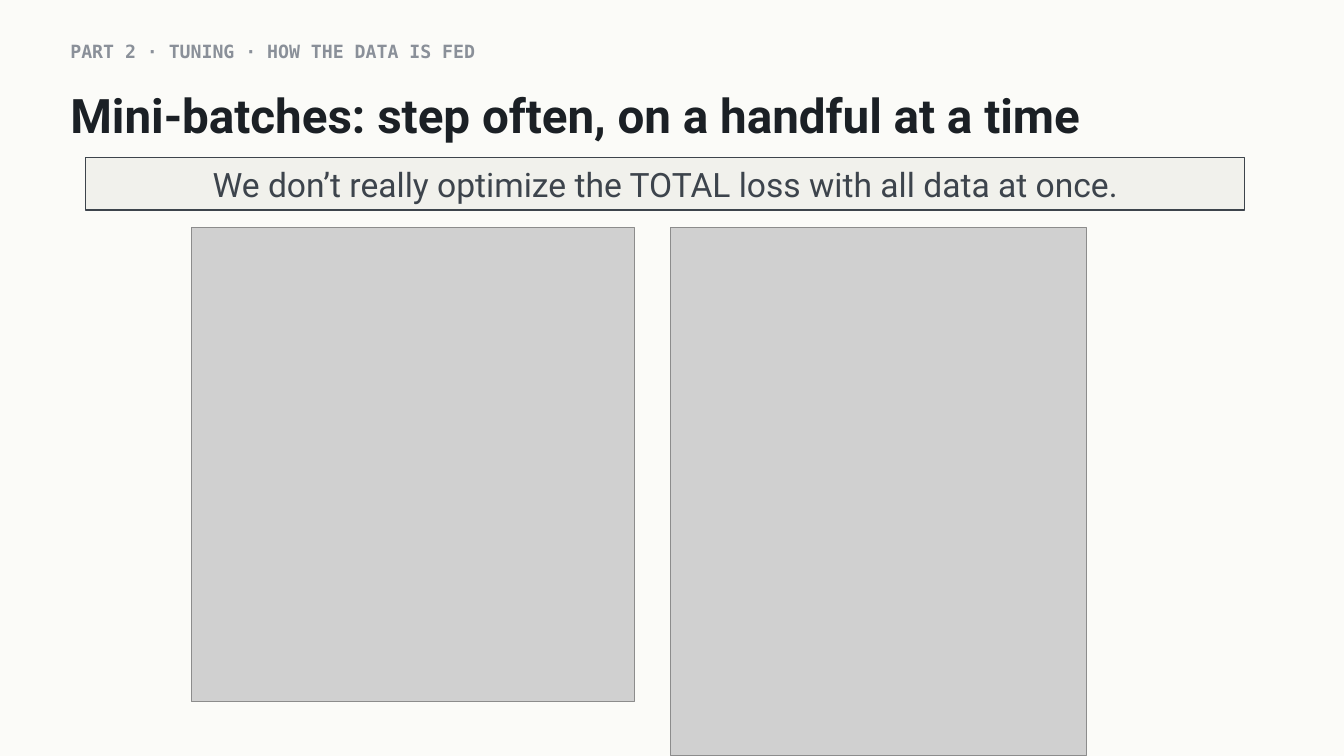
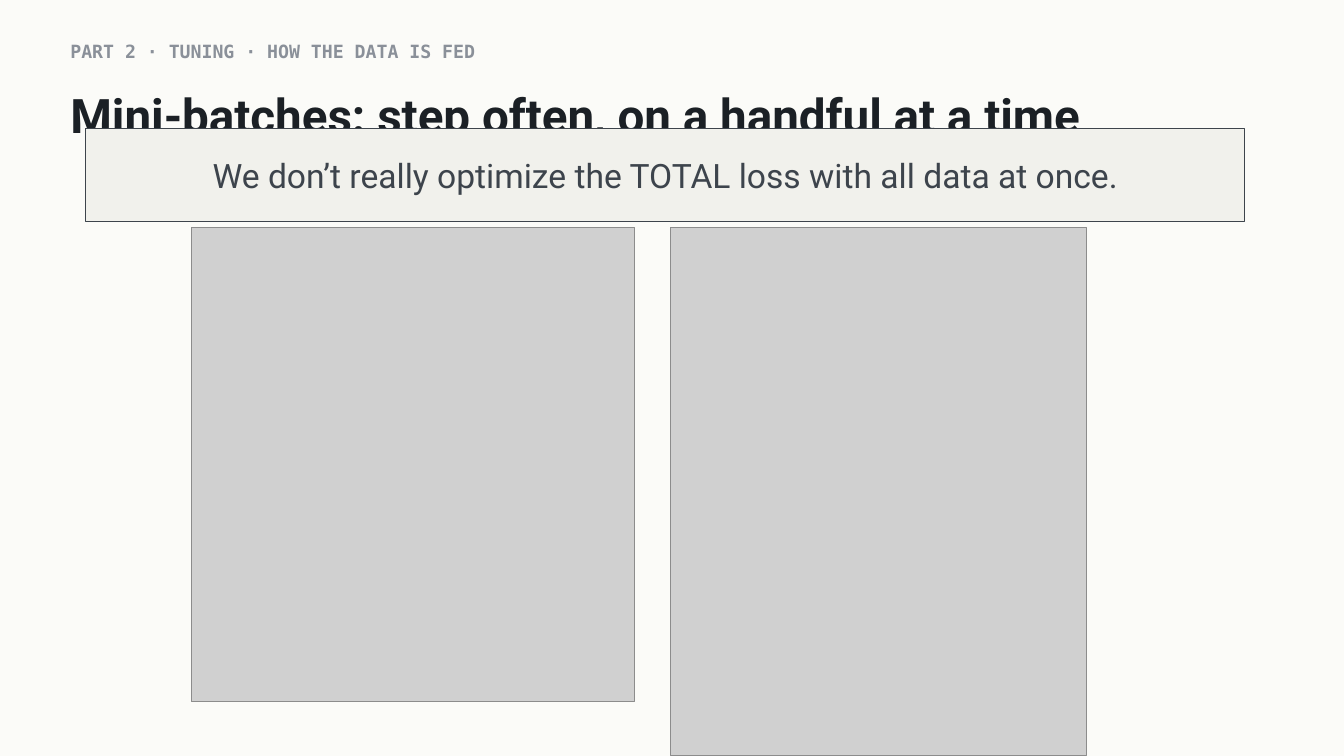
Before and after one commit to indigobio/msacl_dl_course, a slide deck: slide 12 of slides/pptx/lecture04_training_practice.pptx. Drawn at 1344x756 pixels with LibreOffice and Linux fonts; fonts in the diff are those of the drawing; grey boxes stand for pictures. Boxes give left, top, right and bottom in pixels: in the first picture for what was removed or moved away, otherwise in the second. Text is boxed around its words. In the diff, an @@ line names an element or a change of style, - is before the commit and + after.

```diff
--- a/slides/pptx/lecture04_training_practice.pptx
+++ b/slides/pptx/lecture04_training_practice.pptx
@@ rectangle "We don’t really optimize the ...": place and size @@
-rectangle "We don’t really optimize the ..." at bbox=[86, 157, 1245, 210]
+rectangle "We don’t really optimize the ..." at bbox=[86, 129, 1245, 222]
```
Also in this commit, not shown: 2 other slides changed, 15 other files.
